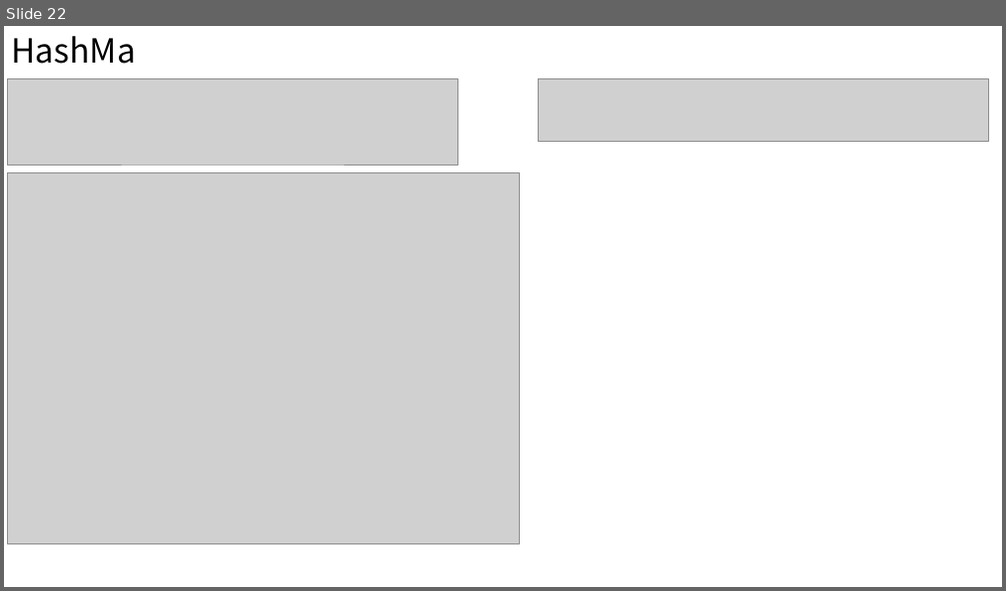
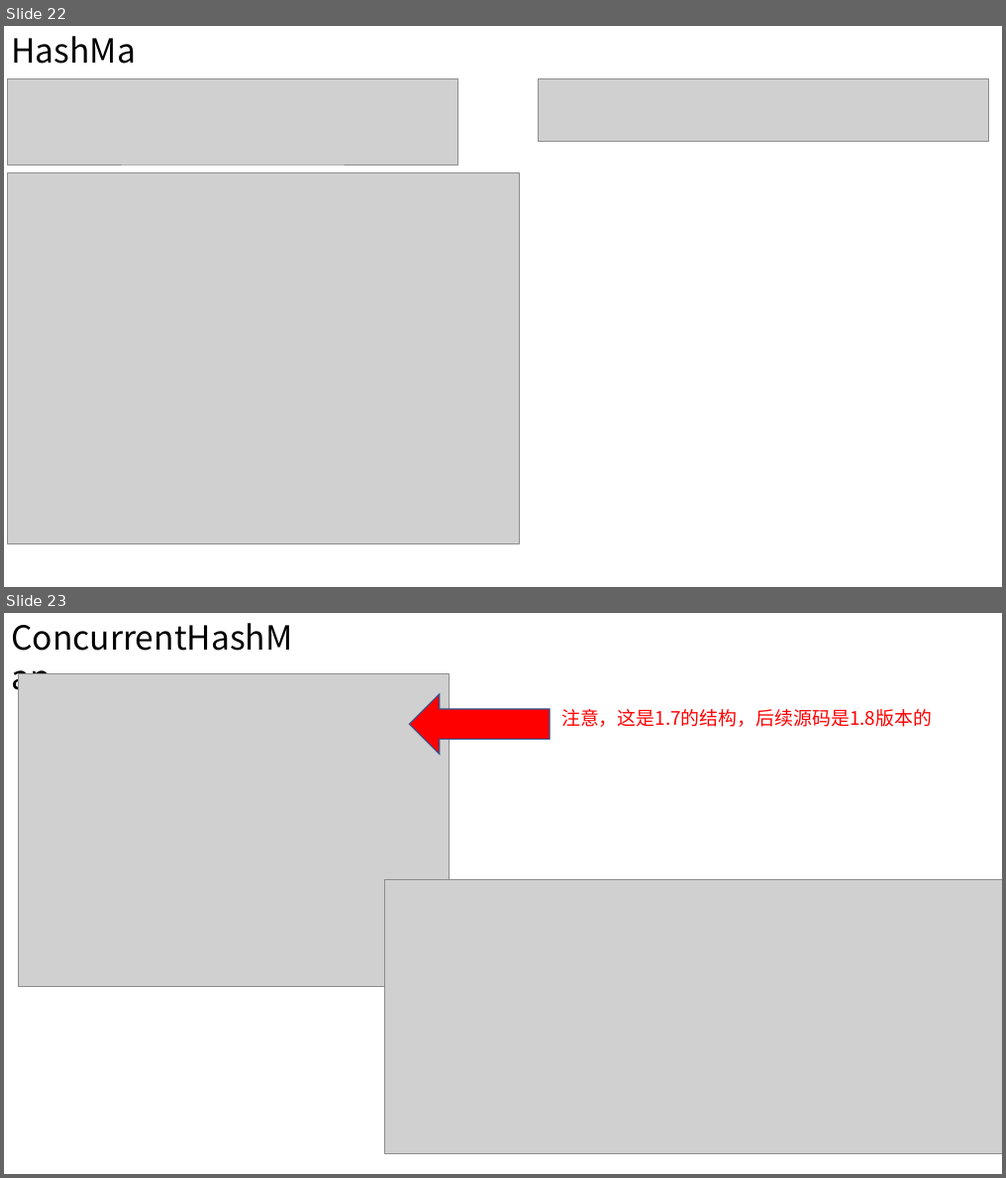
Before and after one commit to wscncxy/saiDOC, a slide deck: 常用集合源码分析.pptx. Shown one above the other, each under a label of ours: slide 22 before the commit, slides 22 and 23 after it. The pictures are 1006x591 and 1006x1178 pixels, drawn with LibreOffice and Linux fonts; fonts in the diff are those of the drawing; grey boxes stand for pictures; background and template pictures are left out. Boxes give left, top, right and bottom in pixels: in the first picture for what was removed or moved away, otherwise in the second. Text is boxed around its words. In the diff, an @@ line names an element or a change of style, - is before the commit and + after.

Commit message:
update java sets sound code ppt,HashMap 90%, concurrentHashMap 30%

```diff
--- a/常用集合源码分析.pptx
+++ b/常用集合源码分析.pptx
@@ slide 23 added at box(4, 613, 1002, 1174), background picture (left out) @@
@@ text added at box(4, 613, 319, 661), 32 pt, text #000000 @@
+ConcurrentHashMap
@@ picture added at box(18, 674, 449, 986) @@
@@ right arrow added at box(409, 694, 549, 755), fill #FF0000, outline #325491 1 pt @@
@@ text added at box(561, 709, 932, 727), 18 pt, text #FF0000 @@
+注意，这是1.7的结构，后续源码是1.8版本的
@@ picture added at box(384, 879, 1002, 1154) @@
```
Also in this commit, not shown: 2 slides changed, 4 other slides added, 1 other file.
